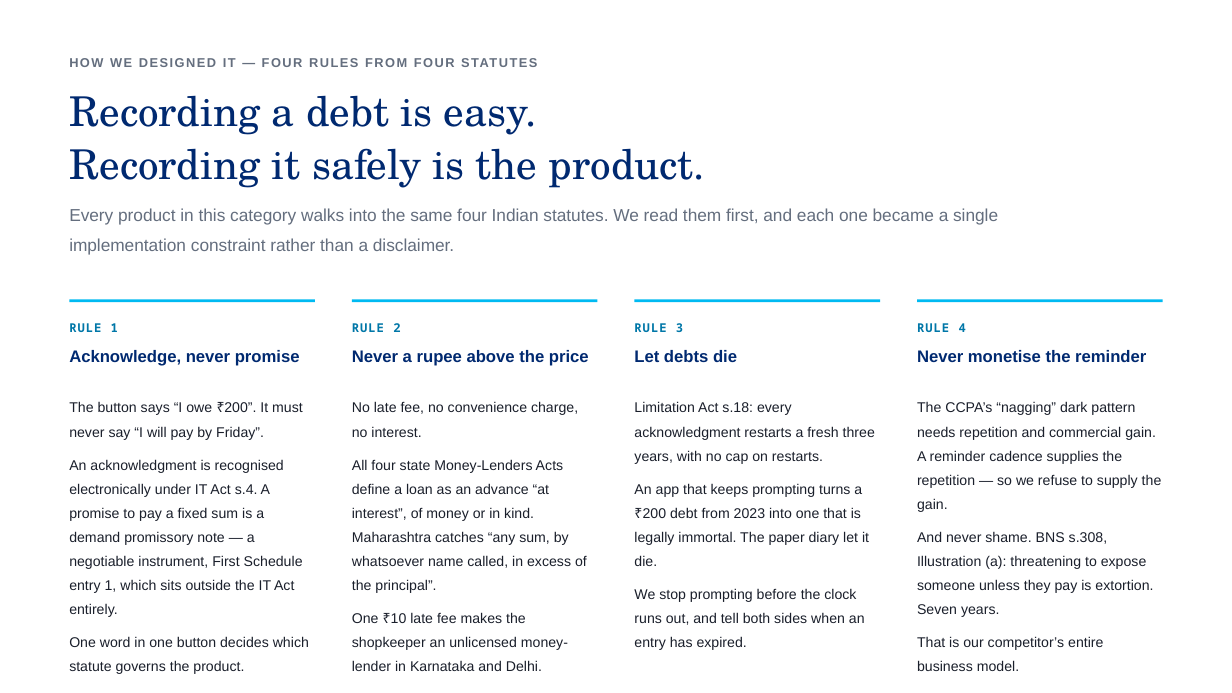
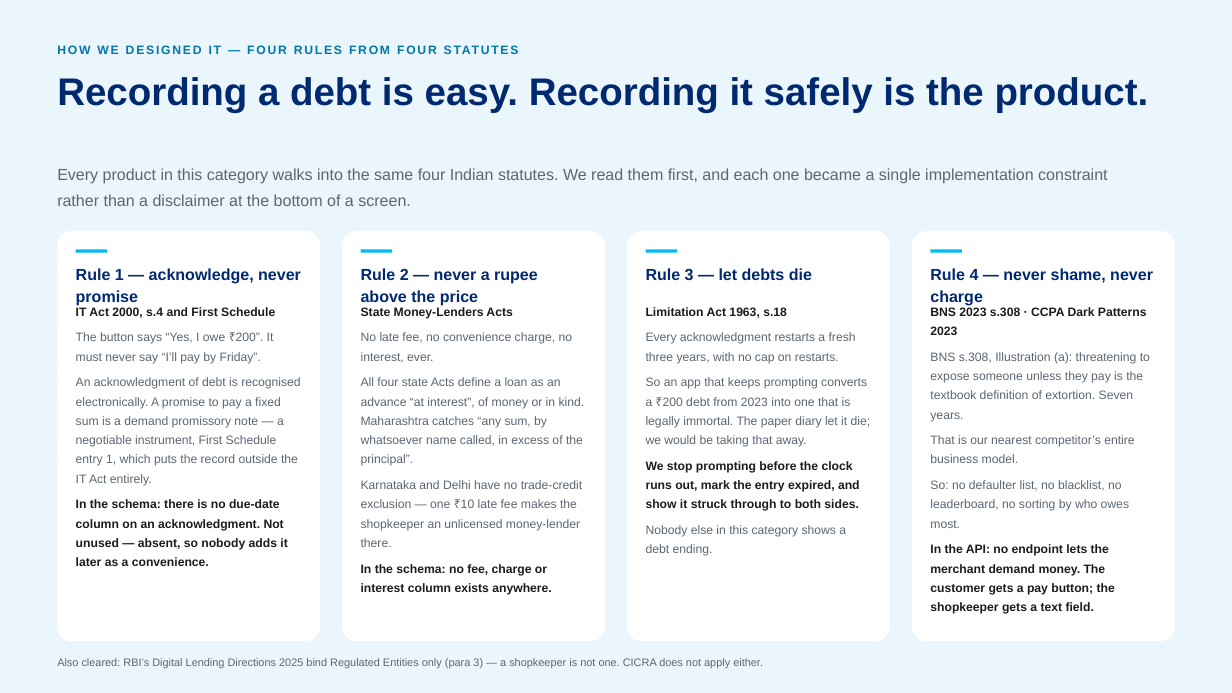
Before and after one commit to Uchiha-Itachi0/PAYTM-BAHI, a slide deck: slide 8 of docs/BAHI-Round1.pptx. Drawn at 1232x693 pixels with LibreOffice and Linux fonts; fonts in the diff are those of the drawing. Boxes give left, top, right and bottom in pixels: in the first picture for what was removed or moved away, otherwise in the second. Text is boxed around its words. In the diff, an @@ line names an element or a change of style, - is before the commit and + after.

```diff
--- a/docs/BAHI-Round1.pptx
+++ b/docs/BAHI-Round1.pptx
@@ rectangle added at <box>0,0,1232,693</box>, fill #EAF6FC @@
@@ text "HOW WE DESIGNED IT — ...": place and size @@
-text "HOW WE DESIGNED IT — ..." at <box>260,209,730,518</box>
+text "HOW WE DESIGNED IT — ..." at <box>267,169,737,406</box>
@@ text "HOW WE DESIGNED IT — ..." at <box>267,169,737,406</box>: size 10 to 9.5 pt, text colour #646E7E to #0077A8, letter spacing 1.2 to 1.4 pt; line spacing 1.4 to 1.34 @@
@@ text "Recording a debt is easy. ...": place and size @@
-text "Recording a debt is easy. ..." at <box>69,95,706,188</box>
+text "Recording a debt is easy. ..." at <box>57,77,1149,113</box>
@@ text "Recording a debt is easy. ..." at <box>57,77,1149,113</box>: size 32 to 30 pt, font TeX Gyre Schola to Arial, bold on; line spacing 1.08 to 1.06 @@
@@ text at <box>57,168,1107,206</box>: text changed; size 13.5 to 12.5 pt; text colour #646E7E to #5B6675 @@
-Every product in this category walks into the same four Indian statutes. We read them first, and each one became a single implementation constraint rather than a disclaimer.
+Every product in this category walks into the same four Indian statutes. We read them first, and each one became a single implementation constraint rather than a disclaimer at the bottom of a screen.
@@ rounded rectangle added at <box>57,231,320,641</box>, fill #FFFFFF @@
@@ rounded rectangle added at <box>342,231,604,641</box>, fill #FFFFFF @@
@@ rounded rectangle added at <box>628,231,890,641</box>, fill #FFFFFF @@
@@ rounded rectangle added at <box>912,231,1175,641</box>, fill #FFFFFF @@
@@ text at <box>76,268,301,306</box>: text changed; size 13 to 12.5 pt @@
-Acknowledge, never promise
+Rule 1 — acknowledge, never promise
@@ rectangle added at <box>76,250,107,252</box>, fill #00BAF2 @@
@@ rectangle added at <box>360,250,392,252</box>, fill #00BAF2 @@
@@ text at <box>361,268,538,306</box>: text changed; size 13 to 12.5 pt @@
-Never a rupee above the price
+Rule 2 — never a rupee above the price
@@ text at <box>646,268,812,280</box>: text changed; size 13 to 12.5 pt @@
-Let debts die
+Rule 3 — let debts die
@@ rectangle added at <box>646,250,677,252</box>, fill #00BAF2 @@
@@ text at <box>930,268,1153,306</box>: text changed; size 13 to 12.5 pt @@
-Never monetise the reminder
+Rule 4 — never shame, never charge
@@ rectangle added at <box>931,250,962,252</box>, fill #00BAF2 @@
@@ rectangle removed at <box>69,299,315,302</box> @@
@@ rectangle removed at <box>352,299,598,302</box> @@
@@ rectangle removed at <box>635,299,881,302</box> @@
@@ rectangle removed at <box>917,299,1163,302</box> @@
@@ text removed at <box>69,323,118,332</box> @@
-RULE 1
@@ text at <box>76,307,300,566</box>: text changed; size 11 to 9.5 pt; text colour #1A1F2B to #5B6675 @@
-The button says “I owe ₹200”. It must never say “I will pay by Friday”.
-An acknowledgment is recognised electronically under IT Act s.4. A promise to pay a fixed sum is a demand promissory note — a negotiable instrument, First Schedule entry 1, which sits outside the IT Act entirely.
-One word in one button decides which statute governs the product.
+IT Act 2000, s.4 and First Schedule
+The button says “Yes, I owe ₹200”. It must never say “I’ll pay by Friday”.
+An acknowledgment of debt is recognised electronically. A promise to pay a fixed sum is a demand promissory note — a negotiable instrument, First Schedule entry 1, which puts the record outside the IT Act entirely.
+In the schema: there is no due-date column on an acknowledgment. Not unused — absent, so nobody adds it later as a convenience.
@@ text removed at <box>352,323,400,332</box> @@
-RULE 2
@@ text at <box>361,307,585,595</box>: text changed; size 11 to 9.5 pt; text colour #1A1F2B to #5B6675 @@
-No late fee, no convenience charge, no interest.
-All four state Money-Lenders Acts define a loan as an advance “at interest”, of money or in kind. Maharashtra catches “any sum, by whatsoever name called, in excess of the principal”.
-One ₹10 late fee makes the shopkeeper an unlicensed money-lender in Karnataka and Delhi.
+State Money-Lenders Acts
+No late fee, no convenience charge, no interest, ever.
+All four state Acts define a loan as an advance “at interest”, of money or in kind. Maharashtra catches “any sum, by whatsoever name called, in excess of the principal”.
+Karnataka and Delhi have no trade-credit exclusion — one ₹10 late fee makes the shopkeeper an unlicensed money-lender there.
+In the schema: no fee, charge or interest column exists anywhere.
@@ text removed at <box>634,323,683,332</box> @@
-RULE 3
@@ text at <box>646,307,871,556</box>: text changed; size 11 to 9.5 pt; text colour #1A1F2B to #5B6675 @@
-Limitation Act s.18: every acknowledgment restarts a fresh three years, with no cap on restarts.
-An app that keeps prompting turns a ₹200 debt from 2023 into one that is legally immortal. The paper diary let it die.
-We stop prompting before the clock runs out, and tell both sides when an entry has expired.
+Limitation Act 1963, s.18
+Every acknowledgment restarts a fresh three years, with no cap on restarts.
+So an app that keeps prompting converts a ₹200 debt from 2023 into one that is legally immortal. The paper diary let it die; we would be taking that away.
+We stop prompting before the clock runs out, mark the entry expired, and show it struck through to both sides.
+Nobody else in this category shows a debt ending.
@@ text removed at <box>917,323,966,332</box> @@
-RULE 4
@@ text at <box>930,307,1150,614</box>: text changed; size 11 to 9.5 pt; text colour #1A1F2B to #5B6675 @@
-The CCPA’s “nagging” dark pattern needs repetition and commercial gain. A reminder cadence supplies the repetition — so we refuse to supply the gain.
-And never shame. BNS s.308, Illustration (a): threatening to expose someone unless they pay is extortion. Seven years.
-That is our competitor’s entire business model.
+BNS 2023 s.308 · CCPA Dark Patterns 2023
+BNS s.308, Illustration (a): threatening to expose someone unless they pay is the textbook definition of extortion. Seven years.
+That is our nearest competitor’s entire business model.
+So: no defaulter list, no blacklist, no leaderboard, no sorting by who owes most.
+In the API: no endpoint lets the merchant demand money. The customer gets a pay button; the shopkeeper gets a text field.
@@ text added at <box>57,658,763,668</box>, 8.5 pt, text #5B6675 @@
+Also cleared: RBI’s Digital Lending Directions 2025 bind Regulated Entities only (para 3) — a shopkeeper is not one. CICRA does not apply either.
```
Also in this commit, not shown: 6 other slides changed, 3 slides added, 2 slides removed, 9 other files.
